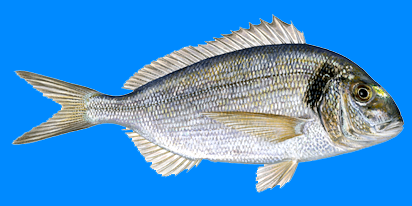
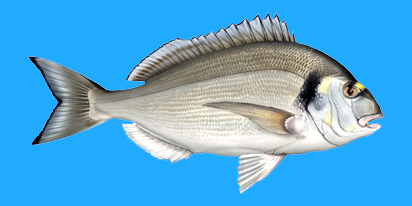
The second 412x206 image is a revision of the first. Changes to its layers:
added layer "Layer 1" above "Levels 1" over [28, 11, 384, 194]
hid "Layer 0" over [11, 14, 405, 194]
